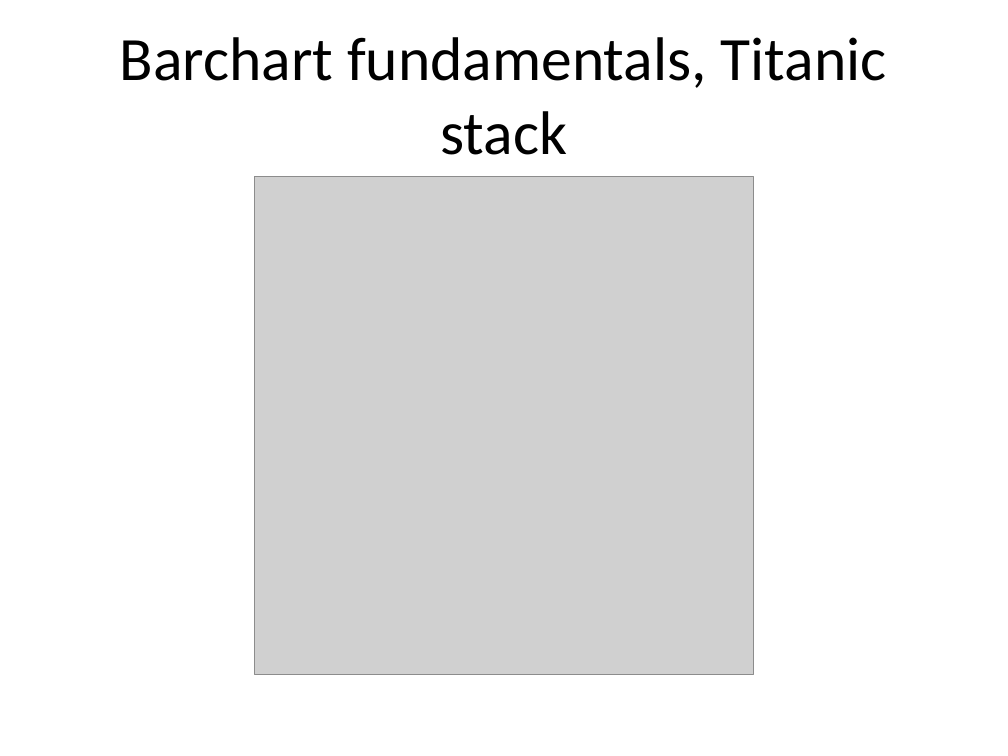
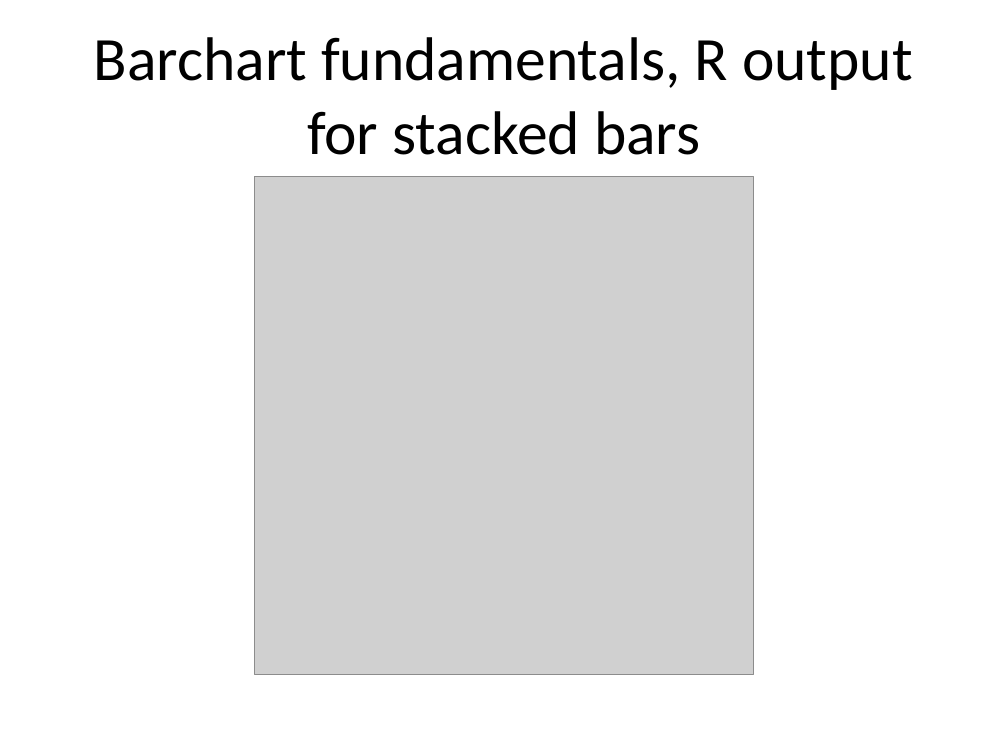
Before and after one commit to pmean/data-visualization, a slide deck: slide 34 of data-viz-02/component/fundamentals.pptx (slide 35 before the commit). Drawn at 1008x756 pixels with LibreOffice and Linux fonts; fonts in the diff are those of the drawing; grey boxes stand for pictures. Boxes give left, top, right and bottom in pixels: in the first picture for what was removed or moved away, otherwise in the second. Text is boxed around its words. In the diff, an @@ line names an element or a change of style, - is before the commit and + after.

Commit message:
Dodge and stack examples in data-viz-02

```diff
--- a/data-viz-02/component/fundamentals.pptx
+++ b/data-viz-02/component/fundamentals.pptx
@@ title at box(94, 37, 913, 155): text changed @@
-Barchart fundamentals, Titanic stack
+Barchart fundamentals, R output for stacked bars
```
Also in this commit, not shown: 5 other slides changed, 10 slides added, 1 slide removed, 25 other files.
